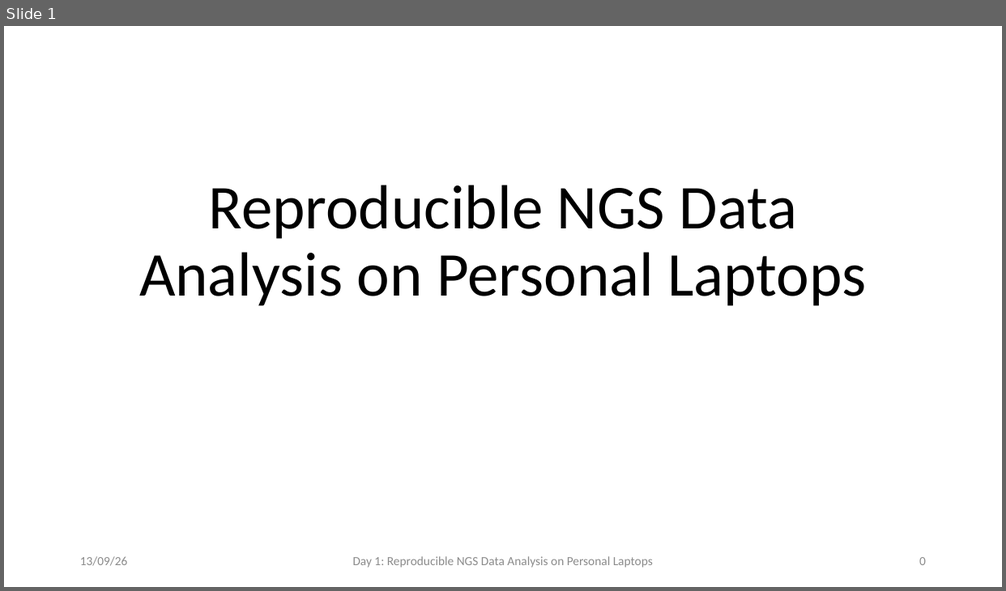
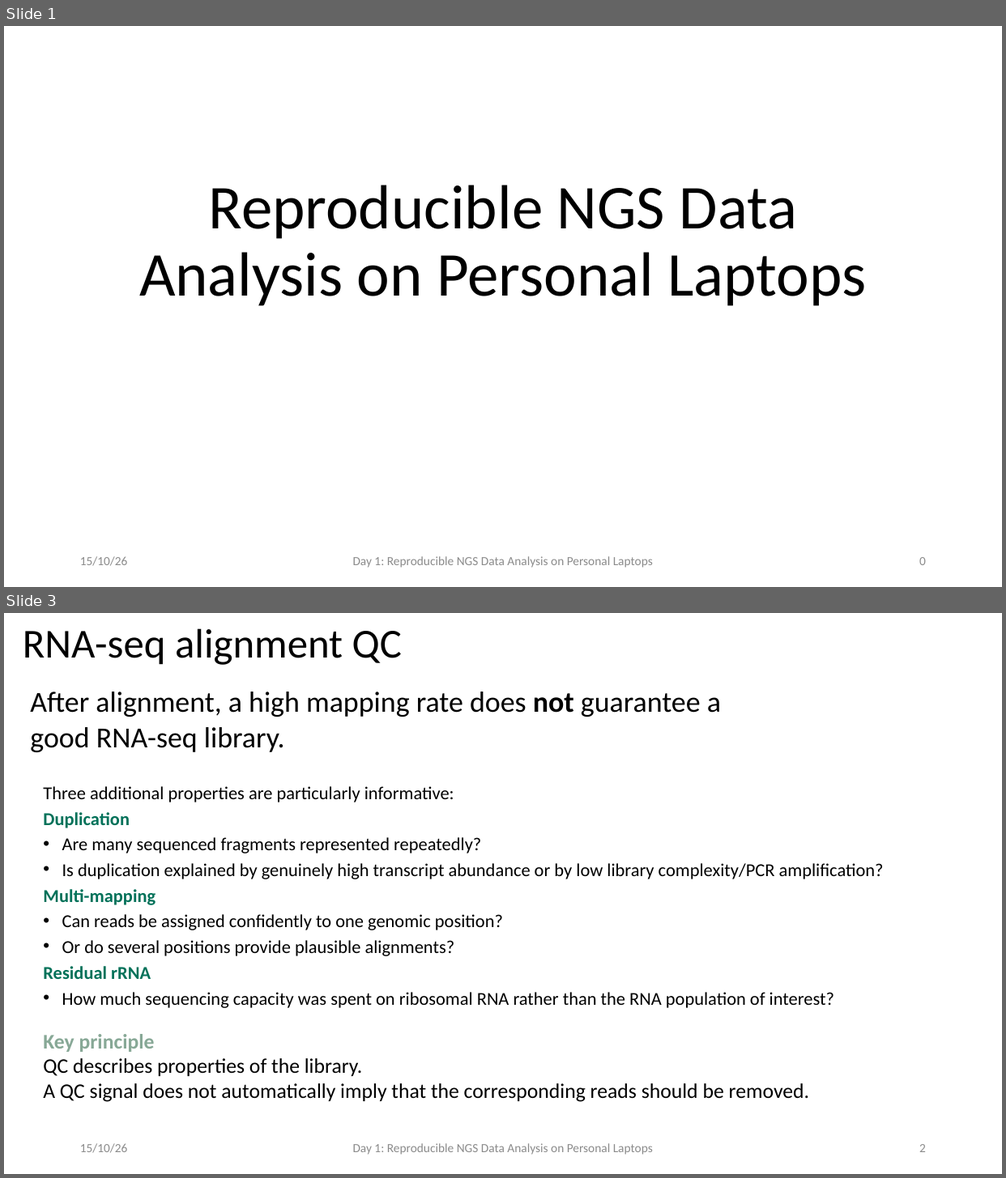
Before and after one commit to fgualdr/reproducible-ngs-workshop, a slide deck: power_point/Day4.pptx. Shown one above the other, each under a label of ours: slide 1 before the commit, slides 1 and 3 after it; the slides between them are not shown. The pictures are 1006x591 and 1006x1178 pixels, drawn with LibreOffice and Linux fonts; fonts in the diff are those of the drawing. Boxes give left, top, right and bottom in pixels: in the first picture for what was removed or moved away, otherwise in the second. Text is boxed around its words. In the diff, an @@ line names an element or a change of style, - is before the commit and + after.

Commit message:
Full update additional QC and Full sample design

```diff
--- a/power_point/Day4.pptx
+++ b/power_point/Day4.pptx
@@ slide 3 added at [4, 613, 1002, 1174], background #FFFFFF @@
@@ title added at [23, 628, 402, 665], 39.6 pt, text #000000 @@
+RNA-seq alignment QC
@@ text added at [30, 692, 721, 752], 28 pt, text #000000 @@
+After alignment, a high mapping rate does not guarantee a good RNA-seq library.
@@ text added at [43, 786, 884, 1008], 17.5 pt, text #000000 @@
+Three additional properties are particularly informative:
+Duplication
+• Are many sequenced fragments represented repeatedly?
+• Is duplication explained by genuinely high transcript abundance or by low library complexity/PCR amplification?
+Multi-mapping
+• Can reads be assigned confidently to one genomic position?
+• Or do several positions provide plausible alignments?
+Residual rRNA
+• How much sequencing capacity was spent on ribosomal RNA rather than the RNA population of interest?
@@ text added at [43, 1034, 809, 1102], 20 pt, text #000000 @@
+Key principle
+QC describes properties of the library.
+A QC signal does not automatically imply that the corresponding reads should be removed.
@@ text added at [80, 1144, 128, 1153], 12 pt, text #8C8C8C @@
+15/10/26
@@ text added at [353, 1144, 653, 1155], 12 pt, text #8C8C8C @@
+Day 1: Reproducible NGS Data Analysis on Personal Laptops
@@ page number added at [919, 1144, 926, 1152], 12 pt, text #8C8C8C @@
+2
@@ slide 1 changed as well @@
@@ text at [80, 557, 128, 566]: text changed @@
-13/09/26
+15/10/26
```
Also in this commit, not shown: 9 other slides added, 19 other files.
